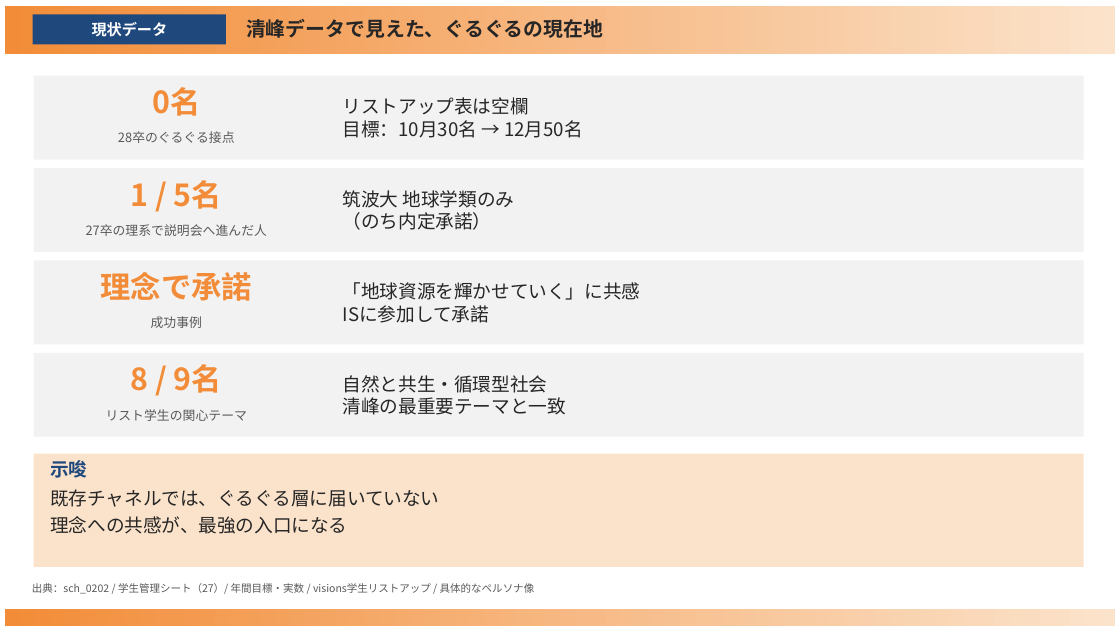
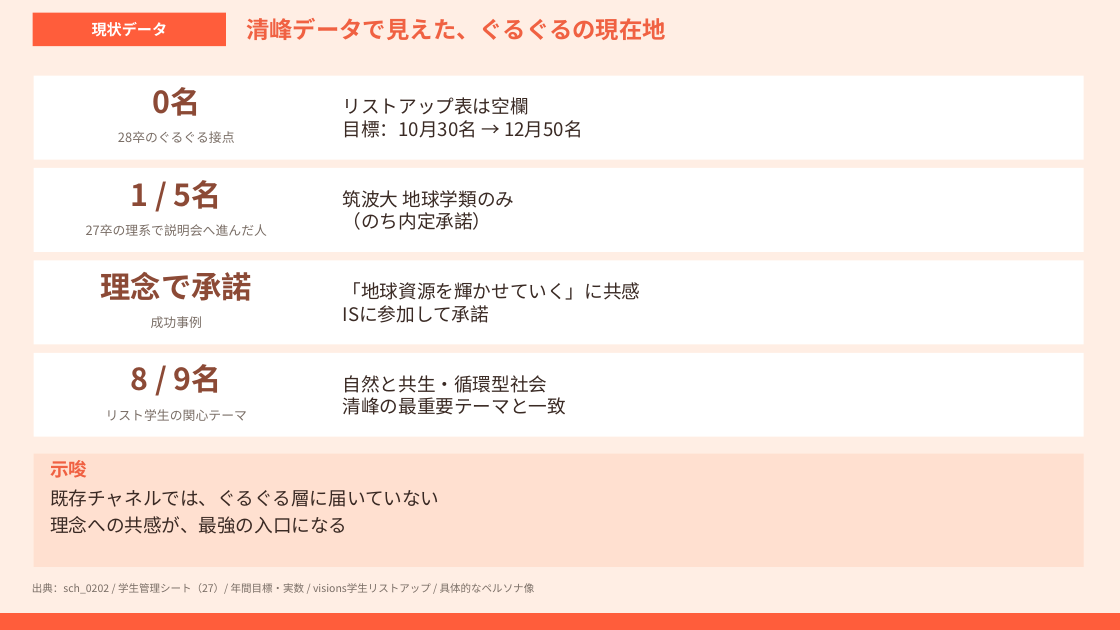
Before and after one commit to tatatatachan/claude, a slide deck: slide 2 of guruguru/guruguru_target_tour.pptx. Drawn at 1120x630 pixels with LibreOffice and Linux fonts; fonts in the diff are those of the drawing. Boxes give left, top, right and bottom in pixels: in the first picture for what was removed or moved away, otherwise in the second. Text is boxed around its words. In the diff, an @@ line names an element or a change of style, - is before the commit and + after.

```diff
--- a/guruguru/guruguru_target_tour.pptx
+++ b/guruguru/guruguru_target_tour.pptx
@@ background #FFFFFF to #FFEEE4 @@
@@ rectangle "現状データ" at [33,13,226,46]: fill #1F497D to #FF5D3B @@
@@ text "清峰データで見えた、ぐるぐるの現在地" at [246,18,666,40]: size 17 to 20 pt, text colour #262626 to #F06142 @@
@@ fill #F2F2F2 to #FFFFFF in 4 elements at [34,76,1084,160], [34,168,1084,252], [34,260,1084,344], [34,353,1084,437] @@
@@ text colour #F28C38 to #8C4A36 in 4 elements at [152,87,200,116], [130,180,222,209], [100,272,252,301], [130,364,222,393] @@
@@ text colour #262626 to #3A2A24 in 4 elements at [343,97,583,138], [343,190,515,230], [343,282,641,323], [343,375,566,415] @@
@@ text colour #595959 to #7A6E66 in 5 elements at [32,583,535,594], [118,131,235,143], [86,224,267,236], [151,316,202,328], [106,409,247,421] @@
@@ rectangle "示唆" at [34,454,1084,567]: text colour #1F497D to #F06142 in "示唆"; text colour #262626 to #3A2A24; fill #FBE3CB to #FFE0D0 @@
@@ rectangle: place and size @@
-rectangle at [5,6,1115,54]
+rectangle at [0,613,1120,630]
@@ rectangle at [0,613,1120,630]: fill gradient #F28C38 to #FBE3CB to #FF5D3B @@
@@ rectangle removed at [5,609,1115,626] @@
```
Also in this commit, not shown: 5 other slides changed, 1 other file.
